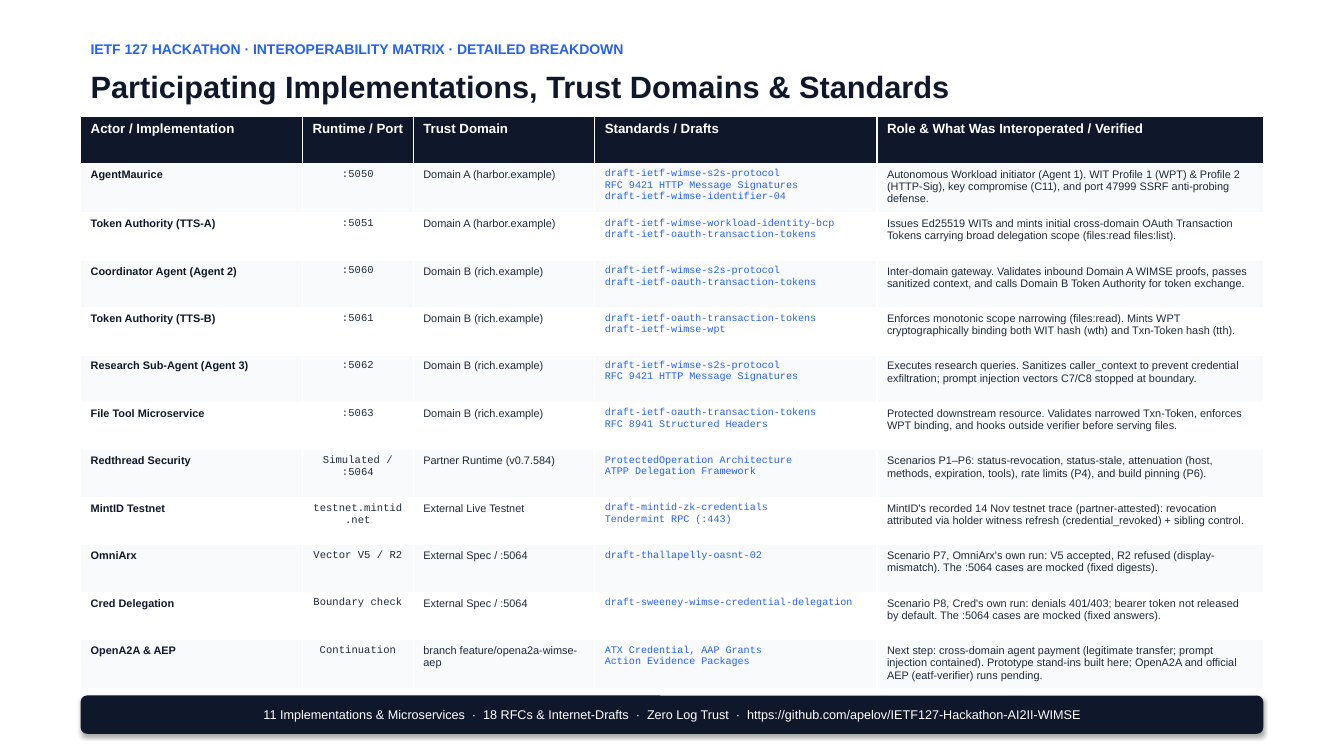
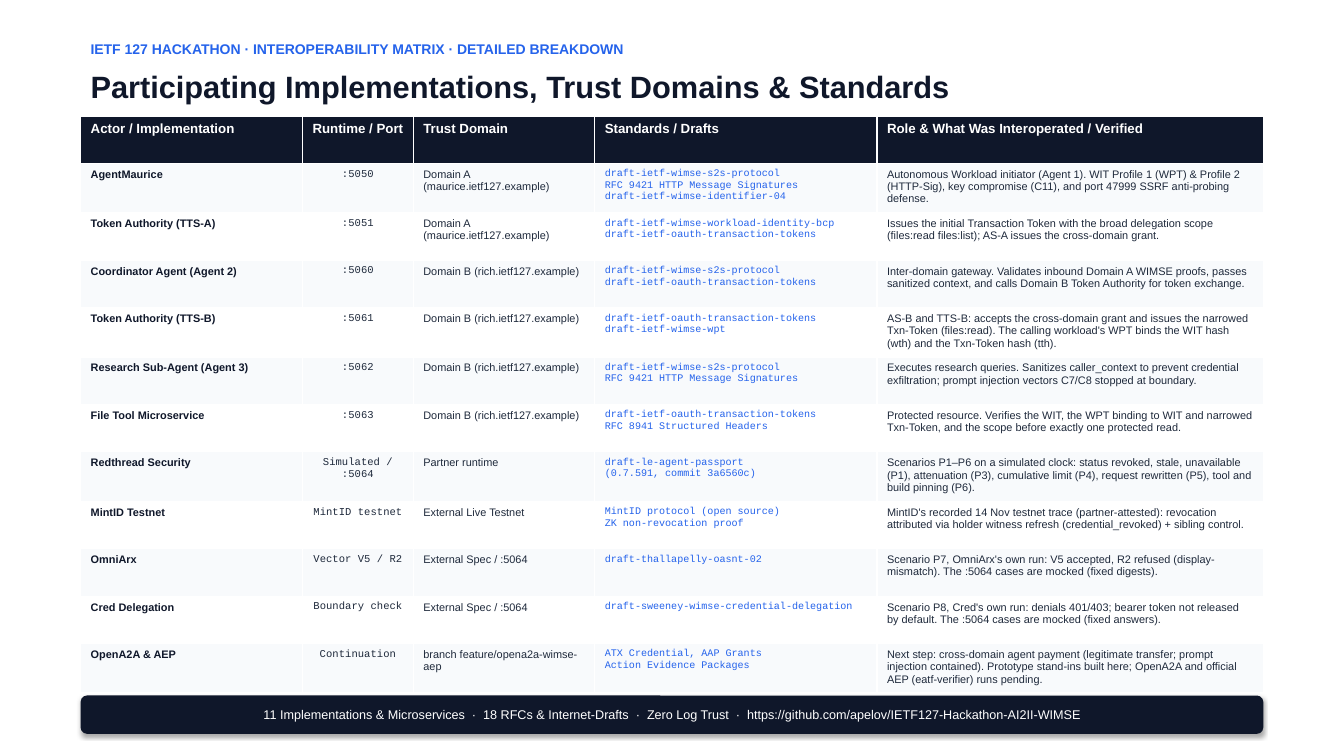
Before and after one commit to apelov/IETF127-Hackathon-AI2II-WIMSE, a slide deck: slide 2 of IETF127_WIMSE_Hackathon_Results.pptx. Drawn at 1344x756 pixels with LibreOffice and Linux fonts; fonts in the diff are those of the drawing. Boxes give left, top, right and bottom in pixels: in the first picture for what was removed or moved away, otherwise in the second. Text is boxed around its words. In the diff, an @@ line names an element or a change of style, - is before the commit and + after.

```diff
--- a/IETF127_WIMSE_Hackathon_Results.pptx
+++ b/IETF127_WIMSE_Hackathon_Results.pptx
@@ table at [81, 116, 1263, 689] @@
-row 2, column 3: Domain A (harbor.example)
+row 2, column 3: Domain A (maurice.ietf127.example)
-row 3, column 3: Domain A (harbor.example)
+row 3, column 3: Domain A (maurice.ietf127.example)
-row 3, column 5: Issues Ed25519 WITs and mints initial cross-domain OAuth Transaction Tokens carrying broad delegation scope (files:read files:list).
+row 3, column 5: Issues the initial Transaction Token with the broad delegation scope (files:read files:list); AS-A issues the cross-domain grant.
-row 4, column 3: Domain B (rich.example)
+row 4, column 3: Domain B (rich.ietf127.example)
-row 5, column 3: Domain B (rich.example)
+row 5, column 3: Domain B (rich.ietf127.example)
-row 5, column 5: Enforces monotonic scope narrowing (files:read). Mints WPT cryptographically binding both WIT hash (wth) and Txn-Token hash (tth).
+row 5, column 5: AS-B and TTS-B: accepts the cross-domain grant and issues the narrowed Txn-Token (files:read). The calling workload's WPT binds the WIT hash (wth) and the Txn-Token hash (tth).
-row 6, column 3: Domain B (rich.example)
+row 6, column 3: Domain B (rich.ietf127.example)
-row 7, column 3: Domain B (rich.example)
+row 7, column 3: Domain B (rich.ietf127.example)
-row 7, column 5: Protected downstream resource. Validates narrowed Txn-Token, enforces WPT binding, and hooks outside verifier before serving files.
+row 7, column 5: Protected resource. Verifies the WIT, the WPT binding to WIT and narrowed Txn-Token, and the scope before exactly one protected read.
-row 8: Redthread Security | Simulated / :5064 | Partner Runtime (v0.7.584) | ProtectedOperation Architecture ATPP Delegation Framework | Scenarios P1–P6: status-revocation, status-stale, attenuation (host, methods, expiration, tools), rate limits (P4), and build pinning (P6).
+row 8: Redthread Security | Simulated / :5064 | Partner runtime | draft-le-agent-passport (0.7.591, commit 3a6560c) | Scenarios P1–P6 on a simulated clock: status revoked, stale, unavailable (P1), attenuation (P3), cumulative limit (P4), request rewritten (P5), tool and build pinning (P6).
-row 9, column 2: testnet.mintid.net
+row 9, column 2: MintID testnet
-row 9, column 4: draft-mintid-zk-credentials Tendermint RPC (:443)
+row 9, column 4: MintID protocol (open source) ZK non-revocation proof
```
Also in this commit, not shown: 1 other slide changed, 1 other file.
